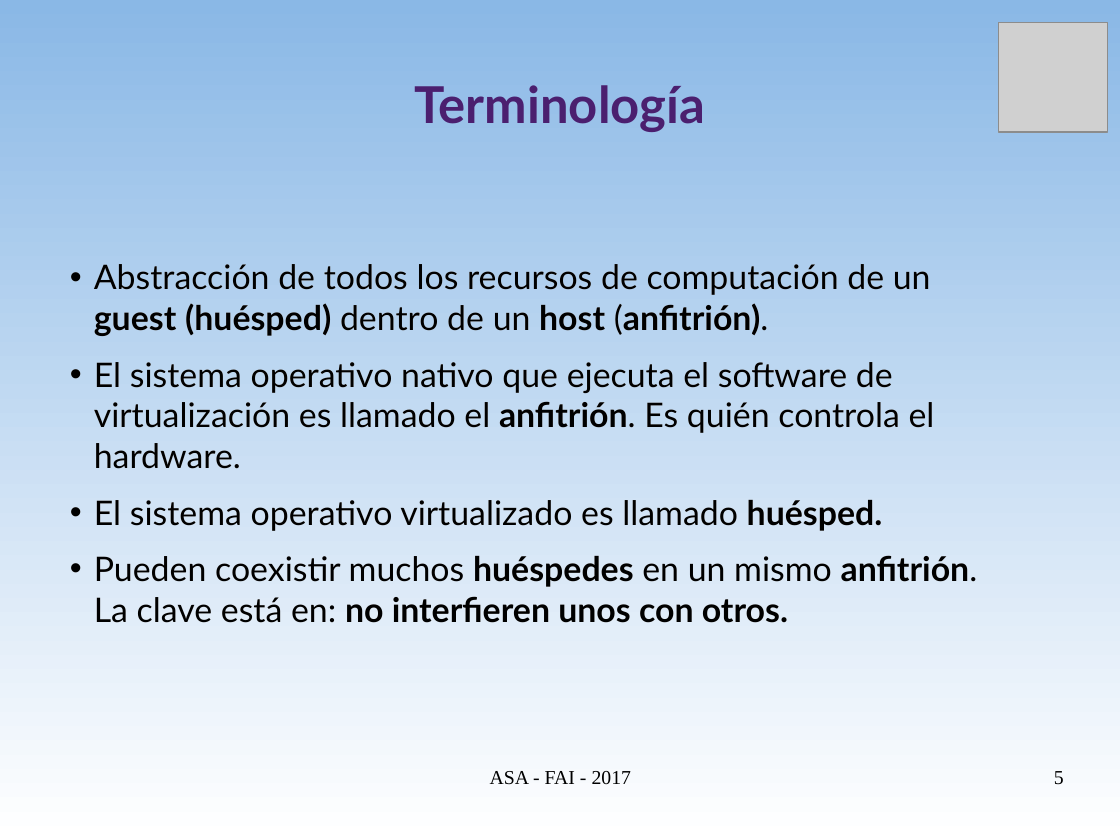
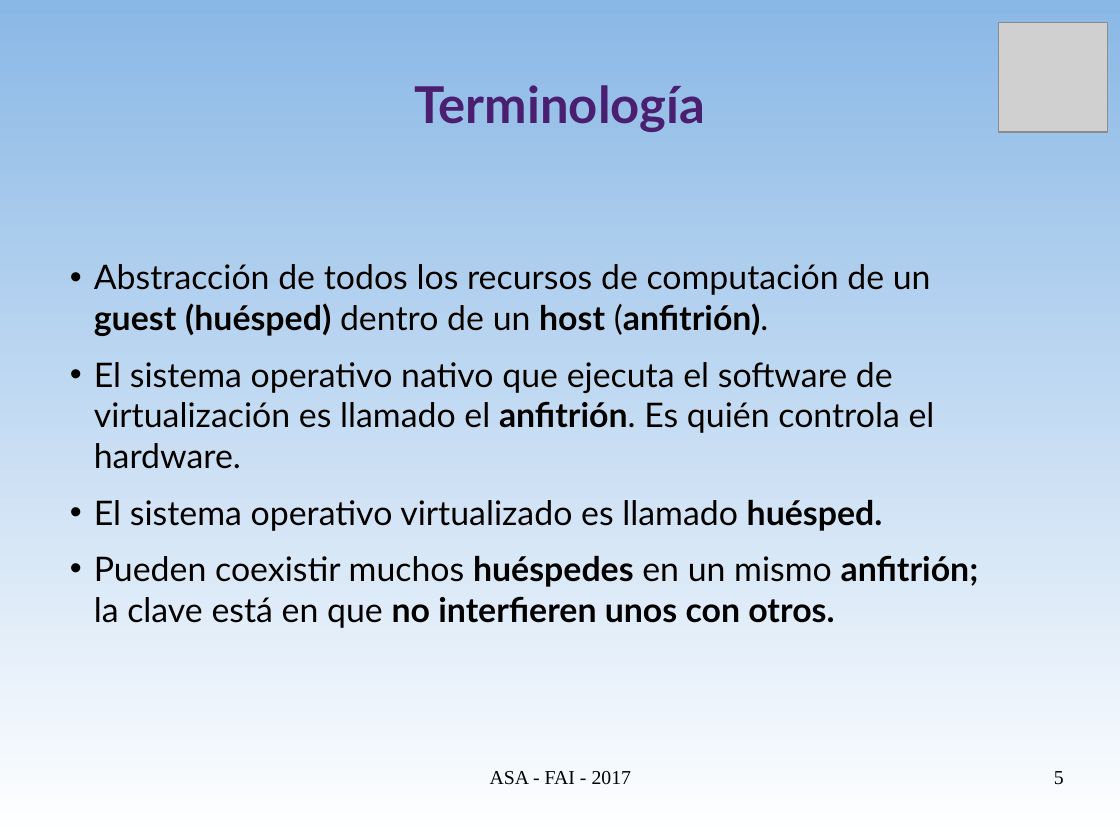
Before and after one commit to niniadcobre/asa, a slide deck: slide 5 of clases/ASA-virt.odp. Drawn at 1120x840 pixels with LibreOffice and Linux fonts; fonts in the diff are those of the drawing; grey boxes stand for pictures. Boxes give left, top, right and bottom in pixels: in the first picture for what was removed or moved away, otherwise in the second. Text is boxed around its words. In the diff, an @@ line names an element or a change of style, - is before the commit and + after.

```diff
--- a/clases/ASA-virt.odp
+++ b/clases/ASA-virt.odp
@@ text at bbox=[94, 555, 979, 628]: text changed @@
-• Pueden coexistir muchos huéspedes en un mismo anfitrión.
-  La clave está en: no interfieren unos con otros.
+• Pueden coexistir muchos huéspedes en un mismo anfitrión;
+  la clave está en que no interfieren unos con otros.
```
Also in this commit, not shown: 11 other slides changed, 1 slide added, 16 slides removed, 1 other file.
